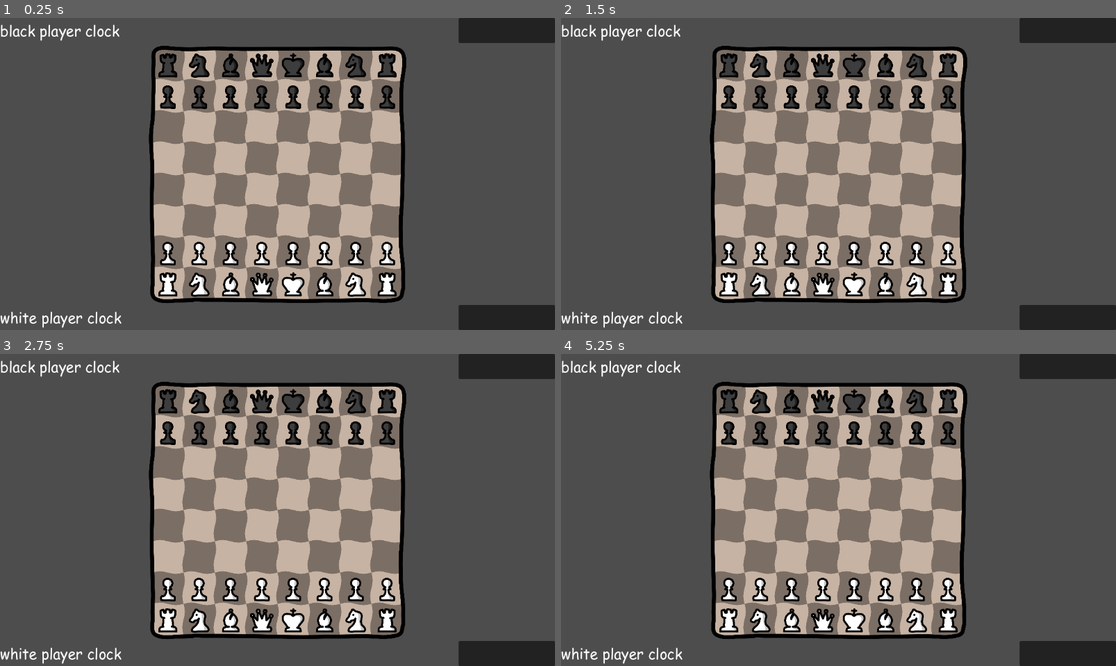
Above: before the commit, frames 1-4 (two rows, left to right).
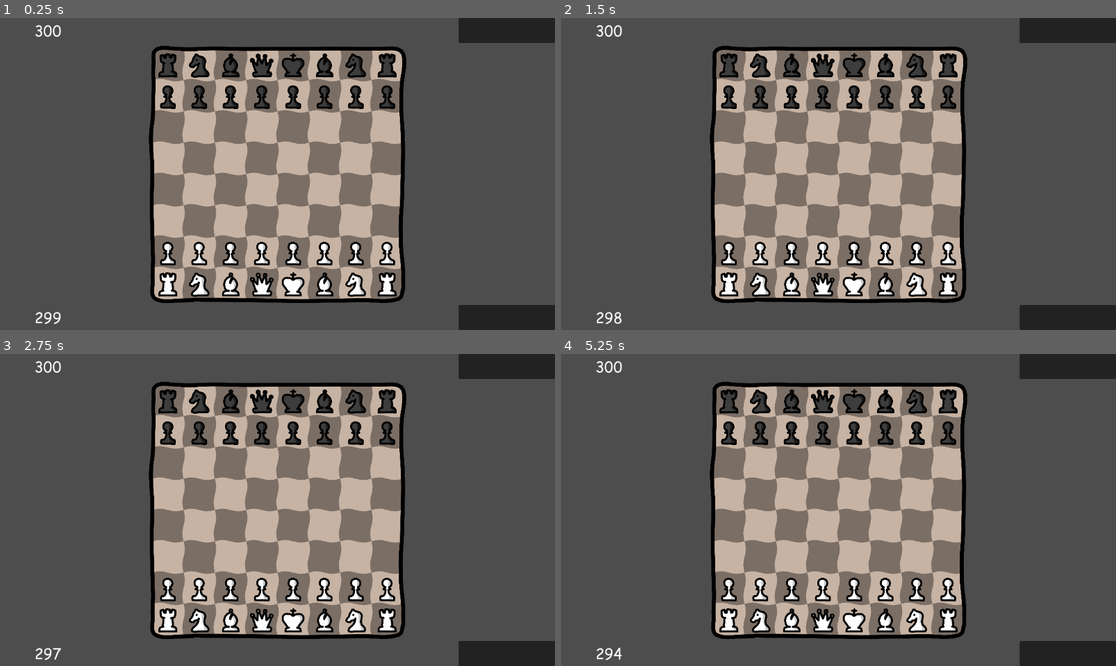
Above: after the commit, the same moments.

Repository: Empika1/DrunkChess
Game: Godot game, scene res://Scenes/Game.tscn
Two runs of this game, one before a commit and one after it. Both use one fixed random seed, a clock stepped at 60 frames per second and the inputs below.
Inputs (mouse positions are in pixels of both pictures, inside the frame that each line leads up to):
- Up to frame 1 (0.25 s): no input
- Up to frame 2 (1.5 s): tap Enter at 0.5 s; move the mouse to (960, 158) at 0.52 s; click (960, 158) at 0.6 s; tap Space at 1.25 s; move the mouse to (727, 189) at 1.27 s; click (727, 189) at 1.35 s
- Up to frame 3 (2.75 s): tap Enter at 2 s; move the mouse to (333, 441) at 2.02 s; click (333, 441) at 2.1 s
- Up to frame 4 (5.25 s): tap Space at 2.75, 4.25 s; move the mouse to (810, 572) at 2.77 s; click (810, 572) at 2.85 s; tap Enter at 3.5 s; move the mouse to (1005, 556) at 3.52 s; click (1005, 556) at 3.6 s; move the mouse to (672, 463) at 4.27 s; click (672, 463) at 4.35 s; move the mouse to (866, 510) at 5.02 s; click (866, 510) at 5.1 s

The runs differ from the first frame. In frame 1, 0.7% of the frame differs, in the area x 0-22%, y 2-100%; in frame 2, 0.7%; in frame 3, 0.7%; in frame 4, 0.7%.

Commit message:
timers work

Diff:
--- a/Scenes/Game.tscn
+++ b/Scenes/Game.tscn
@@ -107,10 +107,12 @@
 board = NodePath("..")
 pieceHolder = NodePath("../PieceHolder")
 
-[node name="BoardRenderer" type="Node" parent="BoardHolder/Board" node_paths=PackedStringArray("board", "pieceHolder", "lines", "circles", "circleArcs", "arrows", "gameManager")]
+[node name="BoardRenderer" type="Node" parent="BoardHolder/Board" node_paths=PackedStringArray("board", "pieceHolder", "blackTimer", "whiteTimer", "lines", "circles", "circleArcs", "arrows", "gameManager")]
 script = ExtResource("2_ern7e")
 board = NodePath("..")
 pieceHolder = NodePath("../PieceHolder")
+blackTimer = NodePath("../../../ColorRect3/Label")
+whiteTimer = NodePath("../../../ColorRect2/Label")
 lines = NodePath("../Lines")
 circles = NodePath("../Circles")
 circleArcs = NodePath("../CircleArcs")
--- a/Scripts/BoardRenderer.gd
+++ b/Scripts/BoardRenderer.gd
@@ -3,6 +3,10 @@
 
 @export var board: Sprite2D
 @export var pieceHolder: Node2D
+@export var blackTimer: Label
+@export var whiteTimer: Label
+@export var timerDecimals: int = 0
+
 @export var lines: Sprite2D
 @export var circles: Sprite2D
 @export var circleArcs: Sprite2D
@@ -23,9 +27,6 @@
 func _ready() -> void:
 	for piece in gameManager.states[-1].pieces:
 		addPieceToFreePool(piece)
-
-func _process(_delta) -> void:
-	render()
 
 func getPieceFrame(col: Piece.PieceColor, type: Piece.PieceType) -> int:
 	return int(col) * 6 + int(type)
@@ -40,7 +41,7 @@
 	return null
 
 var stateToRender: BoardState
-func render() -> void:
+func _process(_delta) -> void:
 	deleteCircles(); deleteLines(); deleteArcs(); deleteArrows();
 	if gameManager.attemptedNextState != null:
 		stateToRender = gameManager.attemptedNextState
@@ -70,6 +71,9 @@
 		addMoveIndicators(gameManager.states[-1], gameManager.pieceDragging)
 		addCastleAreas(gameManager.states[-1].castlePoints)
 	addCaptureArrows(stateToRender)
+
+	whiteTimer.text = str(floorf(gameManager.states[-1].whiteTime * 10 ** timerDecimals) / 10 ** timerDecimals)
+	blackTimer.text = str(floorf(gameManager.states[-1].blackTime * 10 ** timerDecimals) / 10 ** timerDecimals)
 
 	setCircles(); setLines(); setArcs(); setArrows();
 
--- a/Scripts/GameManager.gd
+++ b/Scripts/GameManager.gd
@@ -35,6 +35,7 @@
 var dragPos: Vector2i = Vector2i(0, 0)
 var isPiecePlaced: bool = false
 var attemptedNextState: BoardState = null
+@onready var timeAtStartOfTurn: float = float(Time.get_ticks_msec()) / 1000
 const dragBorder: Vector2i = Vector2i(Piece.squareSize, Piece.squareSize)
 func _process(_delta):
 	#determine hovered piece
@@ -90,7 +91,14 @@
 				attemptedNextState.result in [BoardState.StateResult.VALID, BoardState.StateResult.WIN_BLACK, BoardState.StateResult.WIN_WHITE]):
 				states.append(attemptedNextState)
 			attemptedNextState = null
+			timeAtStartOfTurn = float(Time.get_ticks_msec()) / 1000
 			pieceDragging = null
+
+	#update timer
+	if states[-1].turnToMove == Piece.PieceColor.WHITE:
+		states[-1].updateTimer(states[-1].getPreviousWhiteTime() - (float(Time.get_ticks_msec()) / 1000 - timeAtStartOfTurn))
+	else:
+		states[-1].updateTimer(states[-1].getPreviousBlackTime() - (float(Time.get_ticks_msec()) / 1000 - timeAtStartOfTurn))
 
 	if states[-1].result in [BoardState.StateResult.WIN_BLACK, BoardState.StateResult.WIN_WHITE]:
 		print("hhhhhhhhhhhhhhhhhhhhhhhhhhhhh")
Not shown, changed: .gitignore
Not shown, removed: Scenes/Gam5341.tmp
